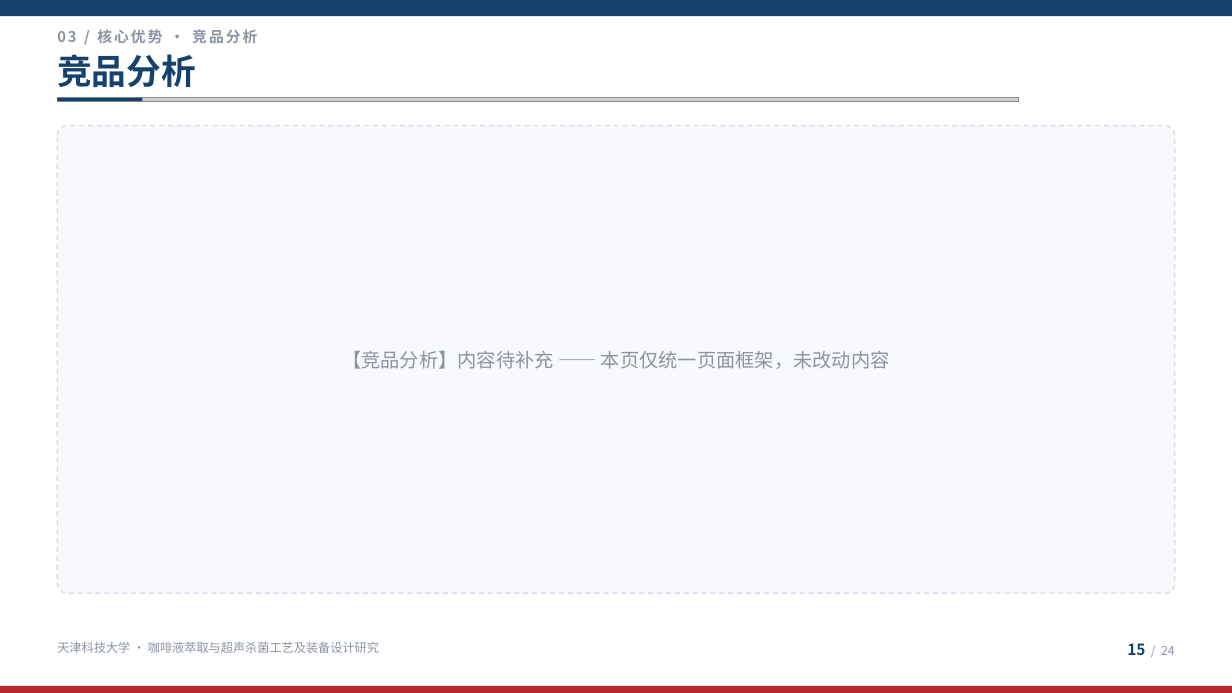
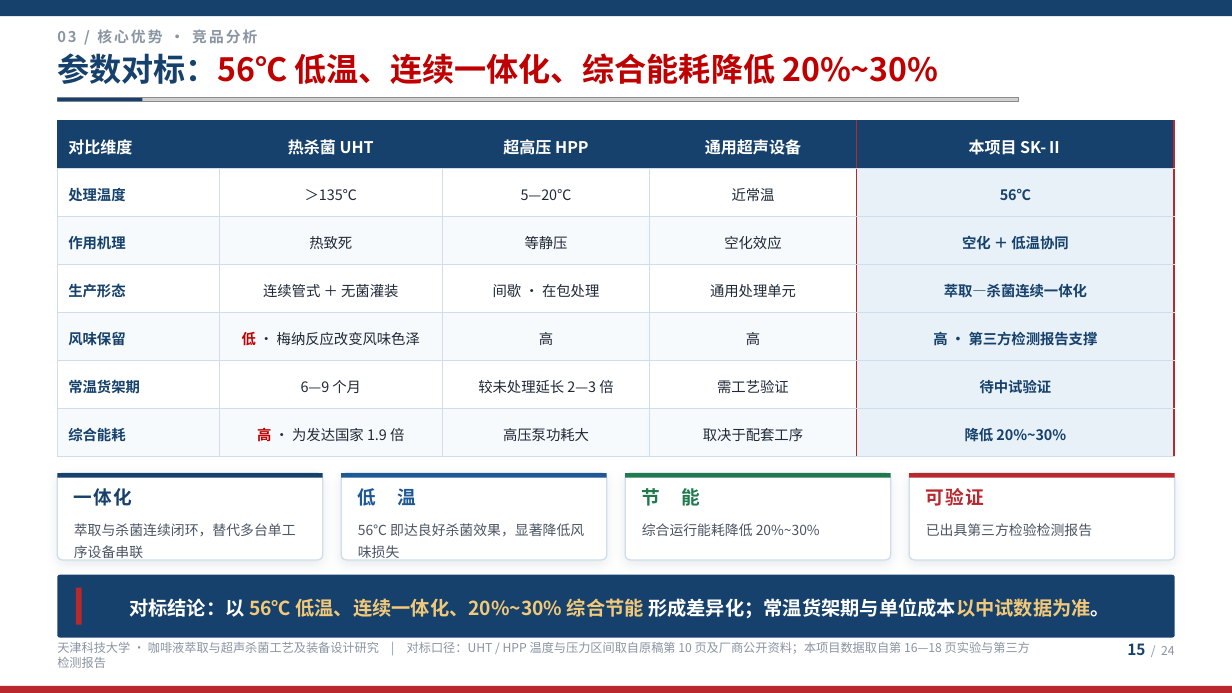
Before and after one commit to G1291428/kiro, a slide deck: slide 15 of dist/咖啡液萃取与超声杀菌工艺及装备设计研究设备_美化版.pptx. Drawn at 1232x693 pixels with LibreOffice and Linux fonts; fonts in the diff are those of the drawing; grey boxes stand for pictures. Boxes give left, top, right and bottom in pixels: in the first picture for what was removed or moved away, otherwise in the second. Text is boxed around its words. In the diff, an @@ line names an element or a change of style, - is before the commit and + after.

Commit message:
补齐第 6/8/14/15 页内容，并单独输出四页可编辑 PPTX
原稿这四页只有标题没有内容，现按同一套视觉系统补齐：

- 06 市场前景：需求端/品类端/装备端三端驱动力，指标取自瑞幸门店与
  2026Q2 业绩、Mordor Intelligence 中国咖啡市场预测、360iResearch HPP
  装备市场预测，咖啡液数据引自原稿第 4/5 页
- 08 应用场景：高峰期矛盾 + 连锁门店/新茶饮/便利店/集中人流四类场景
  2x2 栅格，右栏收敛为对上游装备的三项要求
- 14 竞品分析①：UHT / HPP / 超声非热三条技术路线对标，含代表厂商
  （利乐、GEA、SPX FLOW / Hiperbaric、JBT Avure / Hielscher 等）、
  关键参数与主要局限
- 15 竞品分析②：7x5 原生参数对标表 + 四项差异化卡，本项目列红线标出；
  常温货架期与单位成本明确标注待中试验证，不给未经验证的数字

配套改动：
- theme.py 新增原生表格组件（按 ECMA-376 顺序插入 tcPr 边框）与来源行组件
- build.py 新增 make_excerpt()，从成品抽页另存独立 PPTX，页码沿用原编号
- 窄栏正文由两端对齐改为左对齐，避免中西文混排字距被拉开

产物：dist/咖啡液汇报_新增页_06_08_14_15.pptx（4 页，76 KB）及 PDF；
全篇 24 页文件同步更新。页序页数、原始图片与原有图表数值均未改动。

```diff
--- a/dist/咖啡液萃取与超声杀菌工艺及装备设计研究设备_美化版.pptx
+++ b/dist/咖啡液萃取与超声杀菌工艺及装备设计研究设备_美化版.pptx
@@ text at [57, 53, 938, 84]: text changed; size 27 to 25 pt; text colour #16416C to #C00000 @@
-竞品分析
+参数对标：56℃ 低温、连续一体化、综合能耗降低 20%~30%
@@ rounded rectangle removed at [57, 126, 1175, 593] @@
-【竞品分析】内容待补充 —— 本页仅统一页面框架，未改动内容
@@ table added at [57, 120, 1175, 457], 7 rows, 5 columns @@
+对比维度 | 热杀菌 UHT | 超高压 HPP | 通用超声设备 | 本项目 SK-Ⅱ
+处理温度 | ＞135℃ | 5—20℃ | 近常温 | 56℃
+作用机理 | 热致死 | 等静压 | 空化效应 | 空化 ＋ 低温协同
+生产形态 | 连续管式 ＋ 无菌灌装 | 间歇 · 在包处理 | 通用处理单元 | 萃取—杀菌连续一体化
+风味保留 | 低 · 梅纳反应改变风味色泽 | 高 | 高 | 高 · 第三方检测报告支撑
+常温货架期 | 6—9 个月 | 较未处理延长 2—3 倍 | 需工艺验证 | 待中试验证
+综合能耗 | 高 · 为发达国家 1.9 倍 | 高压泵功耗大 | 取决于配套工序 | 降低 20%~30%
@@ rounded rectangle added at [57, 473, 323, 560], fill #FFFFFF, outline #CFDEEA 1 pt @@
@@ rectangle added at [57, 473, 323, 478], fill #16416C @@
@@ rounded rectangle added at [341, 473, 606, 560], fill #FFFFFF, outline #CFDEEA 1 pt @@
@@ rectangle added at [341, 473, 606, 478], fill #1E5996 @@
@@ rounded rectangle added at [626, 473, 891, 560], fill #FFFFFF, outline #CFDEEA 1 pt @@
@@ rectangle added at [626, 473, 891, 478], fill #1F7A4D @@
@@ rounded rectangle added at [909, 473, 1175, 560], fill #FFFFFF, outline #CFDEEA 1 pt @@
@@ rectangle added at [909, 473, 1175, 478], fill #B9282C @@
@@ text added at [74, 488, 132, 506], 14.5 pt, text #16416C, bold @@
+一体化
@@ text added at [358, 488, 416, 506], 14.5 pt, text #1E5996, bold @@
+低 温
@@ text added at [642, 488, 700, 506], 14.5 pt, text #1F7A4D, bold @@
+节 能
@@ text added at [926, 488, 984, 506], 14.5 pt, text #B9282C, bold @@
+可验证
@@ text added at [74, 523, 296, 558], 10.8 pt, text #4B5563 @@
+萃取与杀菌连续闭环，替代多台单工序设备串联
@@ text added at [358, 523, 584, 558], 10.8 pt, text #4B5563 @@
+56℃ 即达良好杀菌效果，显著降低风味损失
@@ text added at [642, 523, 820, 536], 10.8 pt, text #4B5563 @@
+综合运行能耗降低 20%~30%
@@ text added at [926, 523, 1092, 536], 10.8 pt, text #4B5563 @@
+已出具第三方检验检测报告
@@ rounded rectangle added at [57, 575, 1175, 638], fill #16416C, 15 pt, text #F2C879, bold @@
+对标结论：以 56℃ 低温、连续一体化、20%~30% 综合节能 形成差异化；常温货架期与单位成本以中试数据为准。
@@ rectangle added at [76, 588, 82, 625], fill #B9282C @@
@@ text at [57, 642, 1030, 654]: text changed @@
-天津科技大学 · 咖啡液萃取与超声杀菌工艺及装备设计研究
+天津科技大学 · 咖啡液萃取与超声杀菌工艺及装备设计研究 | 对标口径：UHT / HPP 温度与压力区间取自原稿第 10 页及厂商公开资料；本项目数据取自第 16—18 页实验与第三方检测报告
```
Also in this commit, not shown: 3 other slides changed, 6 other files.
